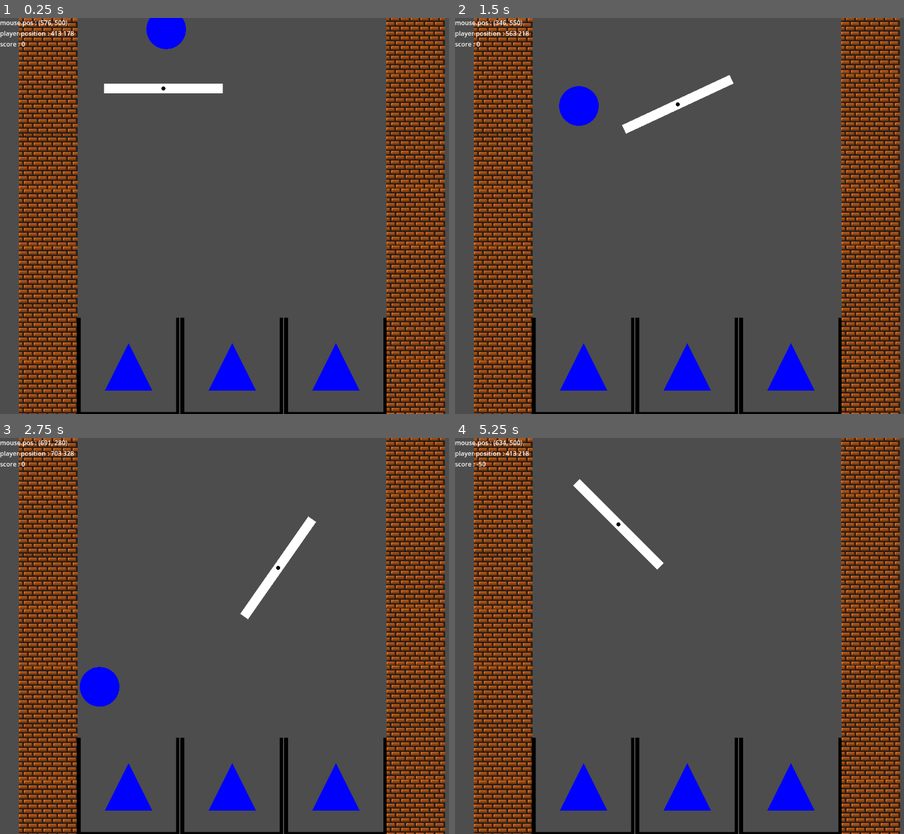
Above: before the commit, frames 1-4 (two rows, left to right).
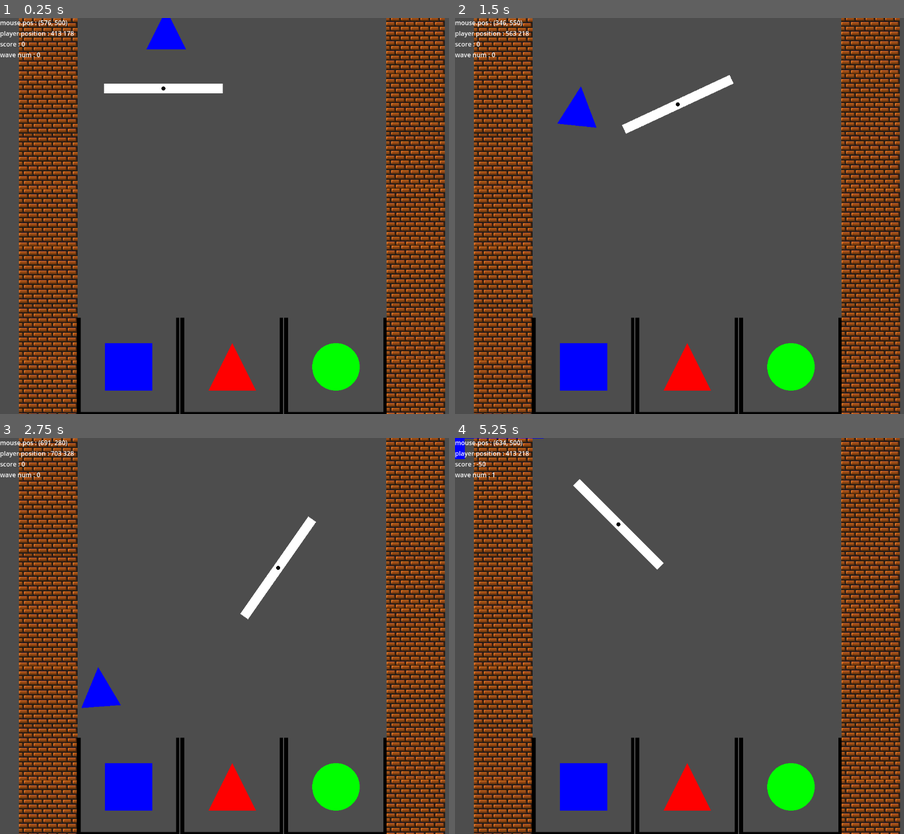
Above: after the commit, the same moments.

Repository: Nockiest/organization-game
Game: Godot game, scene res://scenes/gameLoop/gameLoop.tscn
Two runs of this game, one before a commit and one after it. Both use one fixed random seed, a clock stepped at 60 frames per second and the inputs below.
Inputs (mouse positions are in pixels of both pictures, inside the frame that each line leads up to):
- Up to frame 1 (0.25 s): no input
- Up to frame 2 (1.5 s): tap Enter (ui_accept) at 0.5, 0.77 s; move the mouse to (782, 196) at 0.52 s; hold D (move_right) 0.53-1.28 s; hold Q (rotate_clockwise) 0.53-1.28 s; move the mouse to (589, 235) at 1.27 s; hold S (move_down) from 1.28 s (still down); tap E (rotate_counterclockwise) at 1.35 s
- Up to frame 3 (2.75 s): tap Enter (ui_accept) at 1.52 s; move the mouse to (273, 548) at 2.02 s; release S (move_down) at 2.03 s; hold D (move_right) from 2.03 s (still down); hold Q (rotate_clockwise) from 2.03 s (still down)
- Up to frame 4 (5.25 s): move the mouse to (661, 715) at 2.77 s; release D (move_right) at 2.78 s; release Q (rotate_clockwise) at 2.78 s; hold W (move_up) 2.78-3.53 s; tap E (rotate_counterclockwise) at 2.85, 4.35 s; tap Enter (ui_accept) at 3.02, 3.77, 4.52 s; move the mouse to (818, 695) at 3.52 s; hold Q (rotate_clockwise) 3.53-4.28 s; hold Left (move_left) 3.53-5.03 s; move the mouse to (544, 576) at 4.27 s; move the mouse to (706, 636) at 5.02 s; hold S (move_down) from 5.03 s (still down); hold Q (rotate_clockwise) from 5.03 s (still down)

The runs differ from the first frame. In frame 1, 2.7% of the frame differs, in the area x 0-81%, y 0-95%; in frame 2, 2.8%, in the area x 0-81%, y 8-95%; in frame 3, 2.8%; in frame 4, 2.6%.

Commit message:
fixed bucket shapes added waves

Diff:
--- a/entities/bucket/bucket.gd
+++ b/entities/bucket/bucket.gd
@@ -3,15 +3,9 @@
 
 
 @export var accepted_shape: GameShapes.GameShapeTypes = GameShapes.GameShapeTypes.CIRCLE
-var shape_type =  accepted_shape
+#var shape_type =  accepted_shape
 @export var shape_color := Colors.GameColors.BLUE
 
-# these values are for the draw shape function
-var size = 50
-@export var collision_shape: CollisionShape2D
-#@export var global_position = parent.global_position
-
-
-
-func _on_area_entered(area: Area2D) -> void:
-	pass # Replace with function body.
+func _ready():
+#	print('shape type',shape_type)
+	$drawShape.shape_type =  accepted_shape
--- a/entities/bucket/bucket.tscn
+++ b/entities/bucket/bucket.tscn
@@ -6,9 +6,8 @@
 [sub_resource type="RectangleShape2D" id="RectangleShape2D_ox3r2"]
 size = Vector2(215, 205)
 
-[node name="bucket" type="Area2D" node_paths=PackedStringArray("collision_shape")]
+[node name="bucket" type="Area2D"]
 script = ExtResource("1_0tol2")
-collision_shape = NodePath("CollisionShape2D")
 
 [node name="CollisionShape2D" type="CollisionShape2D" parent="."]
 position = Vector2(-1, 0)
@@ -20,5 +19,6 @@
 
 [node name="drawShape" parent="." node_paths=PackedStringArray("parent") instance=ExtResource("2_plgmm")]
 parent = NodePath("..")
+shape_type = 1
 
 [connection signal="area_entered" from="." to="." method="_on_area_entered"]
--- a/entities/player/player.gd
+++ b/entities/player/player.gd
@@ -1,3 +1,4 @@
+class_name Player
 extends Node2D
 @export var allowed_movement:Array = [Vector2(0,0), Vector2(200,200)]:
 	set(value):
@@ -25,8 +26,8 @@
 #	update_draw_shape()
 
 # Called every frame. 'delta' is the elapsed time since the previous frame.
-func _process(delta: float) -> void:
-	pass
+#func _process(delta: float) -> void:
+#	pass
 
 
 
--- a/entities/shapes/shape.gd
+++ b/entities/shapes/shape.gd
@@ -66,9 +66,9 @@
 	queue_free()
 
 func _on_marker_2d_area_entered(area: Area2D) -> void:
-	print('marker entered ', area)
+#	print('marker entered ', area)
 	if area is Bucket:
 		var bucket = area as Bucket
-		print('marker entered a bucket')
-		print(bucket.accepted_shape, shape_type)
-		count_points(bucket.accepted_shape == shape_type)
+#		print('marker entered a bucket')
+		print('marker entered a bucket ' ,bucket.accepted_shape, shape_type)
+		count_points(bucket.accepted_shape == shape_type and bucket.shape_color == shape_color)
--- a/scenes/gameLoop/gameField.gd
+++ b/scenes/gameLoop/gameField.gd
@@ -1,15 +1,16 @@
+class_name GameField
 extends Area2D
 
 # Called when the node enters the scene tree for the first time.
 func _ready() -> void:
-	global_position
+
 	var extents =$CollisionShape2D.shape.extents
-	print("Position:", position)
-	print("Extents:", extents)
-	print('x', [global_position,Vector2(extents.x*2, extents.y*2) ])
+#	print("Position:", position)
+#	print("Extents:", extents)
+#	print('x', [global_position,Vector2(extents.x*2, extents.y*2) ])
 	$Objects/player.allowed_movement[0] =  global_position
 	$Objects/player.allowed_movement[1] = global_position + Vector2(extents.x*2, extents.y*2)
 
-# Called every frame. 'delta' is the elapsed time since the previous frame.
-func _process(delta: float) -> void:
+
+func spawn_wave():
 	pass
--- a/scenes/gameLoop/gameLoop.gd
+++ b/scenes/gameLoop/gameLoop.gd
@@ -1,12 +1,48 @@
 extends Node2D
 
-
+const shape_scene:PackedScene = preload("res://entities/shapes/shape.tscn")
+var wave_number:= 0:
+	set(value):
+		wave_number = value
+		if wave_number < len(Global.waves):
+			spawn_new_wave()
+		else:
+			print('game ended no more waves to be spawned!')
 # Called when the node enters the scene tree for the first time.
 func trackPlayerPos():
 	return str(round($gameField/Objects/player.position.x )) + ' ' + str(round($gameField/Objects/player.position.y ))
 func trackScore():
 	return str(Stats.game_score)
-
+func trackWaveNumber():
+	return str( wave_number)
 func _ready() -> void:
 	$Mdebug.track_value('player position',trackPlayerPos  )
 	$Mdebug.track_value('score',trackScore  )
+	$Mdebug.track_value('wave num',trackWaveNumber  )
+
+func spawn_new_wave( ):
+	var shapes_per_wave = wave_number + 2 # Determining shapes per wave based on wave number
+	var spawn_delay = 1.0 # Initial spawn delay
+	var random = RandomNumberGenerator.new() # Random number generator
+
+	for i in range(shapes_per_wave):
+		var timer := Timer.new()
+		add_child(timer)
+		timer.wait_time = 1.0
+		timer.start()
+#		shape_instance.shape_type = get_random_shape_type() # Set random shape type
+		# Add the instance to scene and apply spawn delay
+		timer.connect("timeout",  spawn_shape,  )
+		# Update spawn delay for next shape
+		spawn_delay -= 0.1 # Decrease spawn delay
+func spawn_shape( ):
+	var shape_instance = shape_scene.instantiate() # Load and instance the shape scene
+	shape_instance.position.x =  randi_range(-300, 300) # Random x position
+	add_child(shape_instance)
+func _on_shapes_child_exiting_tree(shape: Node) -> void:
+	print( shape.get_parent().get_children(), 'children')
+	var children = shape.get_parent().get_children()
+
+	if len(children) == 1: # meaning that after the deletion of this shape the num would be 0
+		print('wave number should increase')
+		wave_number += 1
--- a/scenes/gameLoop/gameLoop.tscn
+++ b/scenes/gameLoop/gameLoop.tscn
@@ -1,10 +1,11 @@
-[gd_scene load_steps=9 format=3 uid="uid://c4uol2mdufmg8"]
+[gd_scene load_steps=10 format=3 uid="uid://c4uol2mdufmg8"]
 
 [ext_resource type="PackedScene" uid="uid://drd2hcnv5p3p3" path="res://entities/player/player.tscn" id="1_6lpk6"]
 [ext_resource type="Script" path="res://scenes/gameLoop/gameLoop.gd" id="1_il73n"]
 [ext_resource type="Script" path="res://scenes/gameLoop/gameField.gd" id="2_mf3po"]
 [ext_resource type="PackedScene" uid="uid://bv86bhlhtfqvf" path="res://shared/modules/Mdebug/Mdebug.tscn" id="2_rxvj2"]
 [ext_resource type="PackedScene" uid="uid://y1gxfuh8enx6" path="res://entities/shapes/shape.tscn" id="4_333sw"]
+[ext_resource type="Script" path="res://scenes/gameLoop/shapeContainer.gd" id="4_bmeh1"]
 [ext_resource type="PackedScene" uid="uid://chp2c7l6dnqcm" path="res://entities/wall/wall.tscn" id="5_xxc4p"]
 [ext_resource type="PackedScene" uid="uid://bhqwwsros3oc" path="res://entities/bucket/bucket.tscn" id="6_r8das"]
 
@@ -27,7 +28,10 @@
 [node name="player" parent="gameField/Objects" instance=ExtResource("1_6lpk6")]
 position = Vector2(413, 178)
 
-[node name="shape" parent="gameField/Objects" instance=ExtResource("4_333sw")]
+[node name="shapes" type="Node" parent="gameField/Objects"]
+script = ExtResource("4_bmeh1")
+
+[node name="shape" parent="gameField/Objects/shapes" instance=ExtResource("4_333sw")]
 position = Vector2(420, 23)
 shape_type = 1
 
@@ -99,9 +103,13 @@
 position = Vector2(392, -8)
 scale = Vector2(1.2, 1.2)
 accepted_shape = 1
+shape_color = 0
 
 [node name="bucket3" parent="gameField/Buckets" instance=ExtResource("6_r8das")]
 position = Vector2(654, -8)
 scale = Vector2(1.2, 1.2)
+shape_color = 2
 
 [node name="Mdebug" parent="." instance=ExtResource("2_rxvj2")]
+
+[connection signal="child_exiting_tree" from="gameField/Objects/shapes" to="." method="_on_shapes_child_exiting_tree"]
--- /dev/null
+++ b/scenes/gameLoop/shapeContainer.gd
@@ -0,0 +1,12 @@
+class_name shape_container
+extends Node
+
+
+# Called when the node enters the scene tree for the first time.
+func _ready() -> void:
+	pass # Replace with function body.
+
+
+# Called every frame. 'delta' is the elapsed time since the previous frame.
+func _process(delta: float) -> void:
+	pass
--- a/shared/globals/global.gd
+++ b/shared/globals/global.gd
@@ -1,3 +1,17 @@
 extends Node
 
-const waves := []
+var waves = [
+	{"circles": 1, "squares": 1, "triangles": 1},   # Total: 3 shapes
+	{"circles": 2, "squares": 1, "triangles": 1},   # Total: 4 shapes
+	{"circles": 2, "squares": 2, "triangles": 1},   # Total: 5 shapes
+	{"circles": 2, "squares": 2, "triangles": 2},   # Total: 6 shapes
+	{"circles": 3, "squares": 2, "triangles": 2},   # Total: 7 shapes
+	{"circles": 3, "squares": 3, "triangles": 2},   # Total: 8 shapes
+	{"circles": 3, "squares": 3, "triangles": 3},   # Total: 9 shapes
+	{"circles": 4, "squares": 3, "triangles": 3},   # Total: 10 shapes
+	{"circles": 4, "squares": 4, "triangles": 3},   # Total: 11 shapes
+	{"circles": 4, "squares": 4, "triangles": 4}    # Total: 12 shapes
+]
+
+
+		# call a function to call a new wave
--- a/shared/globals/stats.gd
+++ b/shared/globals/stats.gd
@@ -5,11 +5,11 @@
 
 
 
-# Called when the node enters the scene tree for the first time.
-func _ready() -> void:
-	pass # Replace with function body.
-
-
-# Called every frame. 'delta' is the elapsed time since the previous frame.
-func _process(delta: float) -> void:
-	pass
+## Called when the node enters the scene tree for the first time.
+#func _ready() -> void:
+#	pass # Replace with function body.
+#
+#
+## Called every frame. 'delta' is the elapsed time since the previous frame.
+#func _process(delta: float) -> void:
+#	pass
--- a/shared/modules/Mdebug/Mdebug.gd
+++ b/shared/modules/Mdebug/Mdebug.gd
@@ -24,12 +24,7 @@
 		# Add the label to the VBoxContainer
 		vbox_container.add_child(label)
 
-func _process(delta: float) -> void:
-
-	# Get the VBoxContainer node
-	var vbox_container = $VBoxContainer
-	# Update the text of each label with the tracked value
-
+func _process(_delta: float) -> void:
 	for i in len(debug_label_setter_values) :
 		var fc  = debug_label_setter_values[i]
 		var value = fc.call()
--- a/shared/modules/MdrawShape/drawShape.gd
+++ b/shared/modules/MdrawShape/drawShape.gd
@@ -8,59 +8,30 @@
 
 # Called when the node enters the scene tree for the first time.
 func _ready() -> void:
+	print('READY')
 	if parent:
-#		if 'shape_type' in parent :
-#	print()
-		shape_type = parent.shape_type
-#		if 'shape_color' in parent :
+		if 'shape_type' in parent:
+			shape_type = parent.shape_type
+
 		shape_color = parent.shape_color
-#		if 'size' in parent :
-		size = parent.size
-#		if 'collision_shape' in parent :
-#			collision_shape = parent.collision_shape
+		if 'size' in parent:
+				size = parent.size
 
-#		shape_type = parent.shape_type
-#		shape_color = parent.shape_color
-#		score = parent.score
-#		size = parent.size
-#		collision_shape = parent.collision_shape
-		global_position = parent.global_position
-	else:
-		assert(false, 'parent not set')
-func _process(_delta) -> void:
-	if parent:
-#		if 'shape_type' in parent :
-#	print()
-		shape_type = parent.shape_type
-#		if 'shape_color' in parent :
-		shape_color = parent.shape_color
-#		if 'size' in parent :
-		size = parent.size
-#		if 'collision_shape' in parent :
-#			collision_shape = parent.collision_shape
-
-#		shape_type = parent.shape_type
-#		shape_color = parent.shape_color
-#		score = parent.score
-#		size = parent.size
-#		collision_shape = parent.collision_shape
 		global_position = parent.global_position
 	else:
 		assert(false, 'parent not set')
 
+
 func _draw() -> void:
 	var draw_color = Utils.translate_val_to_color(shape_color)
-	print(shape_type, GameShapes.GameShapeTypes, GameShapes.GameShapeTypes.RECTANGLE, GameShapes.GameShapeTypes.CIRCLE, GameShapes.GameShapeTypes.TRIANGLE)
+	print(parent, ' ' , shape_type)
 	match shape_type:
 		GameShapes.GameShapeTypes.RECTANGLE:
-			print(1)
 			draw_rect(Rect2(-size, -size, size * 2, size * 2), draw_color)
-		GameShapes.GameShapeTypes.CIRCLE:
-			print(2)
+		GameShapes.GameShapeTypes.TRIANGLE:
 			var color_array = [draw_color, draw_color, draw_color]
 			draw_polygon([Vector2(0, -size), Vector2(size, size), Vector2(-size, size)], color_array)
-		GameShapes.GameShapeTypes.TRIANGLE:
-			print(3)
+		GameShapes.GameShapeTypes.CIRCLE:
 			draw_circle(Vector2.ZERO, size, draw_color)
 		_:
 			assert(false, "Invalid game shape type set "   )
--- a/shared/types/shapes.gd
+++ b/shared/types/shapes.gd
@@ -7,8 +7,8 @@
 	CIRCLE
 }
 
-const RECTANGLE = 'rect'
-const TRIANGLE = 'tri'
-const CIRCLE = 'circle'
+#const RECTANGLE = 'rect'
+#const TRIANGLE = 'tri'
+#const CIRCLE = 'circle'
 
 var shape_score:= 10
--- a/shared/utils/grid-utils.gd
+++ b/shared/utils/grid-utils.gd
@@ -43,32 +43,28 @@
 	var movement_vector = to - from
 	if movement_vector.x < 0:
 		direction = DirectionList.Direction.LEFT
-#		print("x1")
 	elif movement_vector.x > 0:
 		direction = DirectionList.Direction.RIGHT
-#		print("x2")
 
 	if movement_vector.y < 0:
 		direction = DirectionList.Direction.UP
-#		print("x3")
 	elif movement_vector.y > 0:
 		direction = DirectionList.Direction.DOWN
-#		print("x4")
 
 	# Check for diagonal movements
 	if movement_vector.x != 0 and movement_vector.y != 0:
 		if movement_vector.x < 0 and movement_vector.y < 0:
 			direction = DirectionList.Direction.UP_LEFT
-#			print("x5")
+
 		elif movement_vector.x > 0 and movement_vector.y < 0:
 			direction = DirectionList.Direction.UP_RIGHT
-#			print("x6")
+
 		elif movement_vector.x < 0 and movement_vector.y > 0:
 			direction = DirectionList.Direction.DOWN_LEFT
-#			print("x7")
+
 		elif movement_vector.x > 0 and movement_vector.y > 0:
 			direction = DirectionList.Direction.DOWN_RIGHT
-#			print("x8")
+
 	return direction
 
 # Function to find the tile node using coordinates
